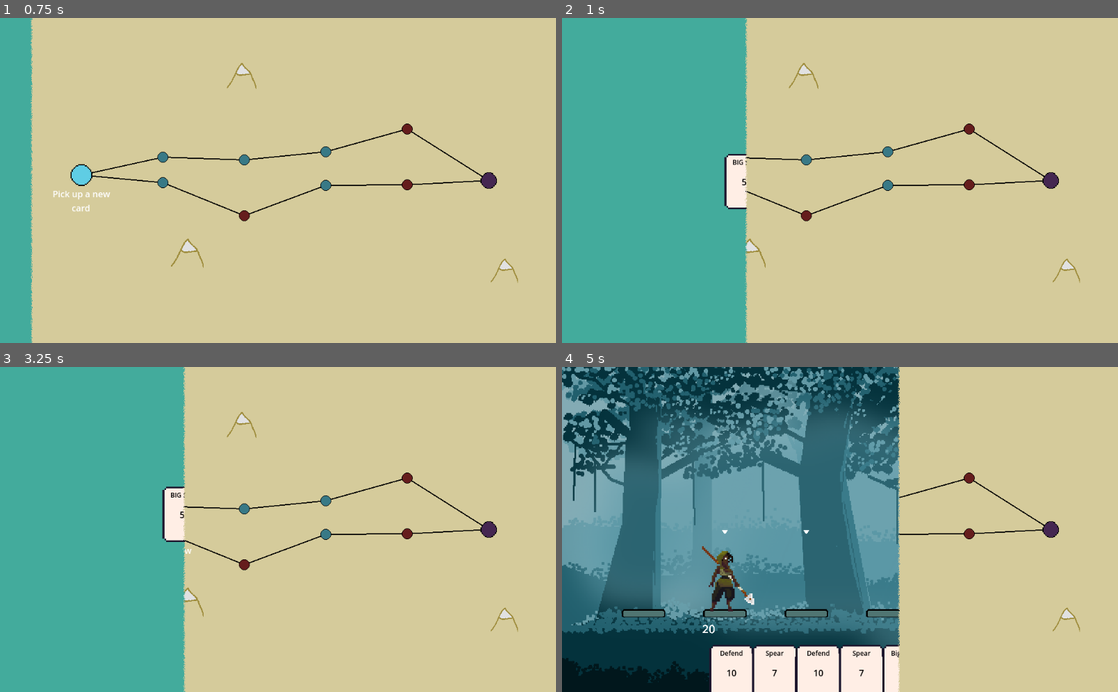
Above: before the commit, frames 1-4 (two rows, left to right).
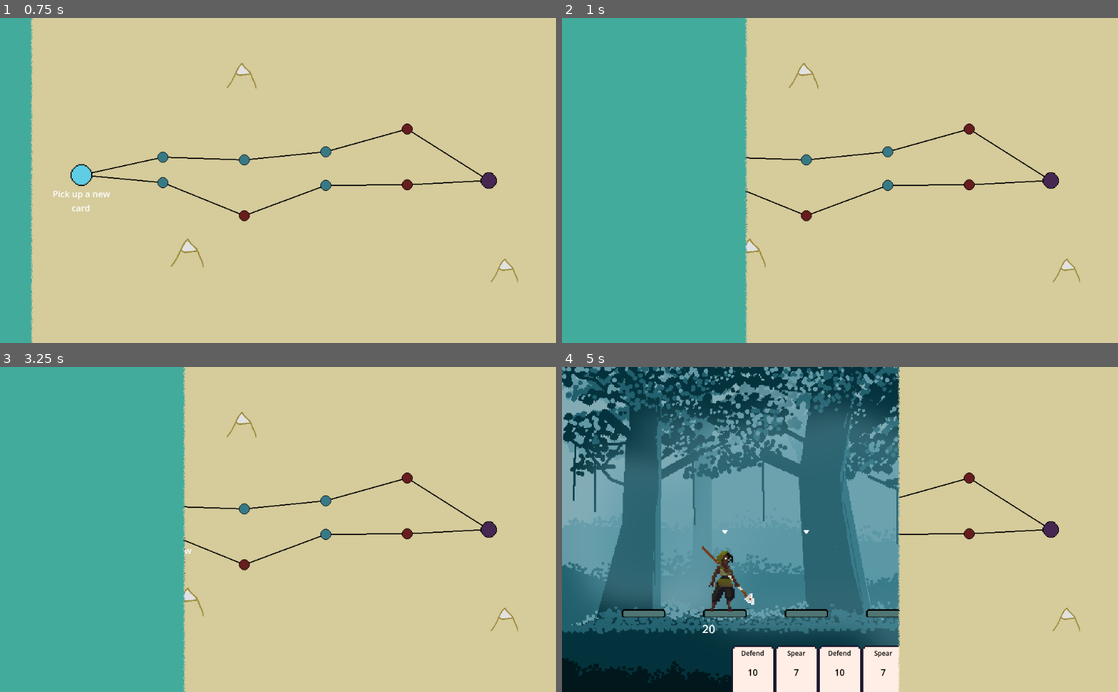
Above: after the commit, the same moments.

Repository: maxnovak/card-battle-time
Game: Godot game, scene res://Game.tscn
Same seed, same stepped clock (60 frames per second), same inputs: the game is played once before the commit and once after it.
Inputs (mouse positions are in pixels of both pictures, inside the frame that each line leads up to):
- Up to frame 1 (0.75 s): tap Enter at 0.5 s; move the mouse to (83, 174) at 0.52 s; click (83, 174) at 0.67 s
- Up to frame 2 (1 s): no input
- Up to frame 3 (3.25 s): move the mouse to (183, 529) at 1.27 s; click (183, 529) at 1.42 s; tap Space at 2 s; move the mouse to (489, 529) at 2.02 s; click (489, 529) at 2.17 s; tap Enter at 2.75 s; move the mouse to (161, 532) at 2.77 s; click (161, 532) at 2.92 s
- Up to frame 4 (5 s): move the mouse to (917, 526) at 3.52 s; click (917, 526) at 3.67 s; tap Space at 4.25 s; move the mouse to (806, 565) at 4.27 s; click (806, 565) at 4.42 s

Frame 1 is identical in both runs. In frame 2, 0.7% of the frame differs, in the area x 29-34%, y 41-66%; in frame 3, 0.7%; in frame 4, 1.7%, in the area x 26-61%, y 85-100%.

Commit message:
Refactor cards to use control node
Removed moving cards up on hover for time being to just put things back
to a working state - this refactor took a while

Diff:
--- a/Card/Card.tscn
+++ b/Card/Card.tscn
@@ -1,44 +1,40 @@
-[gd_scene load_steps=5 format=3 uid="uid://3b256apu812h"]
+[gd_scene load_steps=8 format=3 uid="uid://3b256apu812h"]
 
 [ext_resource type="Script" path="res://Card/card.gd" id="1_l743w"]
 [ext_resource type="Texture2D" uid="uid://b075ohu6vlxh3" path="res://assets/cards/Clubs_card_01.png" id="2_tvyjl"]
 [ext_resource type="Texture2D" uid="uid://6t8qbyrpusoo" path="res://assets/Asset 84@2x.png" id="3_cvh7y"]
 
-[sub_resource type="RectangleShape2D" id="RectangleShape2D_e81o0"]
-size = Vector2(82, 103)
+[sub_resource type="StyleBoxEmpty" id="StyleBoxEmpty_jk5xo"]
 
-[node name="Card" type="Node2D"]
+[sub_resource type="StyleBoxEmpty" id="StyleBoxEmpty_cfupg"]
+
+[sub_resource type="StyleBoxEmpty" id="StyleBoxEmpty_0td0p"]
+
+[sub_resource type="StyleBoxEmpty" id="StyleBoxEmpty_t5xys"]
+
+[node name="Card" type="PanelContainer"]
+mouse_default_cursor_shape = 2
+theme_override_styles/panel = SubResource("StyleBoxEmpty_jk5xo")
 script = ExtResource("1_l743w")
 
-[node name="Sprite" type="Sprite2D" parent="."]
-scale = Vector2(3, 3)
+[node name="Sprite" type="TextureRect" parent="."]
+custom_minimum_size = Vector2(80, 100)
+layout_mode = 2
+mouse_filter = 2
 texture = ExtResource("2_tvyjl")
 
-[node name="Area2D" type="Area2D" parent="."]
-
-[node name="CollisionShape2D" type="CollisionShape2D" parent="Area2D"]
-position = Vector2(0, -0.5)
-shape = SubResource("RectangleShape2D_e81o0")
-
-[node name="DamageContainer" type="CenterContainer" parent="."]
-anchors_preset = 8
-anchor_left = 0.5
-anchor_top = 0.5
-anchor_right = 0.5
-anchor_bottom = 0.5
-offset_left = -30.0
-offset_top = -18.0
-offset_right = 31.0
-offset_bottom = 20.0
-grow_horizontal = 2
-grow_vertical = 2
+[node name="DamageContainer" type="CenterContainer" parent="Sprite"]
+layout_mode = 2
+offset_right = 80.0
+offset_bottom = 100.0
+mouse_filter = 2
 mouse_default_cursor_shape = 2
 
-[node name="DamageAmount" type="RichTextLabel" parent="DamageContainer"]
+[node name="DamageAmount" type="RichTextLabel" parent="Sprite/DamageContainer"]
 clip_contents = false
 layout_mode = 2
 size_flags_horizontal = 3
-mouse_filter = 1
+mouse_filter = 2
 mouse_default_cursor_shape = 2
 theme_override_colors/default_color = Color(0, 0, 0, 1)
 theme_override_font_sizes/normal_font_size = 16
@@ -46,40 +42,42 @@
 scroll_active = false
 autowrap_mode = 0
 
-[node name="NameContainer" type="CenterContainer" parent="."]
-anchors_preset = 8
-anchor_left = 0.5
-anchor_top = 0.5
-anchor_right = 0.5
-anchor_bottom = 0.5
-offset_left = -32.0
-offset_top = -48.0
-offset_right = 33.0
-offset_bottom = -23.0
+[node name="NameContainer" type="PanelContainer" parent="Sprite"]
+layout_mode = 1
+anchors_preset = -1
+anchor_right = 1.0
+anchor_bottom = 0.29
 grow_horizontal = 2
-grow_vertical = 2
+size_flags_horizontal = 4
+size_flags_vertical = 0
+mouse_filter = 2
 mouse_default_cursor_shape = 2
+theme_override_styles/panel = SubResource("StyleBoxEmpty_cfupg")
 
-[node name="CardName" type="RichTextLabel" parent="NameContainer"]
+[node name="CardName" type="RichTextLabel" parent="Sprite/NameContainer"]
 clip_contents = false
 layout_mode = 2
-size_flags_horizontal = 3
-size_flags_vertical = 3
-mouse_filter = 1
+size_flags_horizontal = 4
+size_flags_vertical = 4
+mouse_filter = 2
 mouse_default_cursor_shape = 2
 theme_override_colors/default_color = Color(0, 0, 0, 1)
 theme_override_font_sizes/normal_font_size = 12
+theme_override_styles/focus = SubResource("StyleBoxEmpty_0td0p")
+theme_override_styles/normal = SubResource("StyleBoxEmpty_t5xys")
 fit_content = true
 scroll_active = false
 autowrap_mode = 0
 
-[node name="Direction" type="Sprite2D" parent="."]
+[node name="Direction" type="TextureRect" parent="Sprite"]
 visible = false
 modulate = Color(0, 0, 0, 1)
-position = Vector2(13, 1)
+layout_mode = 2
+offset_left = 60.0
+offset_top = 46.0
+offset_right = 796.0
+offset_bottom = 1066.0
 scale = Vector2(0.01, 0.01)
 texture = ExtResource("3_cvh7y")
 
-[connection signal="input_event" from="Area2D" to="." method="_on_area_2d_input_event"]
-[connection signal="mouse_entered" from="Area2D" to="." method="_on_area_2d_mouse_entered"]
-[connection signal="mouse_exited" from="Area2D" to="." method="_on_area_2d_mouse_exited"]
+[connection signal="gui_input" from="." to="." method="_on_gui_input"]
--- a/Card/card.gd
+++ b/Card/card.gd
@@ -1,4 +1,4 @@
-extends Node2D
+extends Control
 class_name Card
 
 signal card_clicked(MouseButton)
@@ -7,45 +7,37 @@
 var effect: Global.EffectTypes
 
 @export
-var amount: int: set = setAmount
+var amount: int
 
 @export
 var direction: Global.Direction
 
 @export
-var cardName: String: set = setName
+var cardName: String
 
 @export
 var abilityRange: Array
+
 var flippedCard: CardClass
 
-func setAmount(value):
-	amount = value
-	$DamageContainer/DamageAmount.text = str(amount)
+func _ready():
+	if direction != Global.Direction.UNDEFINED:
+		$Sprite/Direction.visible = true
+		if direction == Global.Direction.BACKWARDS:
+			$Sprite/Direction.position.x = 40
+			$Sprite/Direction.flip_h = false
 
-func setName(value):
-	cardName = value
-	$NameContainer/CardName.text = cardName
+func _process(_delta):
+	$Sprite/DamageContainer/DamageAmount.text = str(amount)
+	$Sprite/NameContainer/CardName.text = str(cardName)
 
-func _on_area_2d_input_event(_viewport, event, _shape_idx):
+func _on_gui_input(event):
 	if event.is_pressed():
 		card_clicked.emit(event.button_index)
 		if event.button_index == MOUSE_BUTTON_RIGHT:
-			if direction != Global.Direction.UNDEFINED:
-				$Direction.position.x = -$Direction.position.x
-				$Direction.rotate(deg_to_rad(180))
-
-func _on_area_2d_mouse_entered():
-	position.y = position.y - 30
-	Input.set_default_cursor_shape(Input.CURSOR_POINTING_HAND)
-
-func _on_area_2d_mouse_exited():
-	position.y = position.y + 30
-	Input.set_default_cursor_shape(Input.CURSOR_ARROW)
-
-func _ready():
-	if direction != Global.Direction.UNDEFINED:
-		$Direction.visible = true
-		if direction == Global.Direction.BACKWARDS:
-			$Direction.position.x = -$Direction.position.x
-			$Direction.rotate(deg_to_rad(180))
+			if direction == Global.Direction.FORWARD:
+				$Sprite/Direction.position.x = 20
+				$Sprite/Direction.flip_h = true
+			if direction == Global.Direction.BACKWARDS:
+				$Sprite/Direction.position.x = 60
+				$Sprite/Direction.flip_h = false
--- a/Events/AquireCard/AquireCard.tscn
+++ b/Events/AquireCard/AquireCard.tscn
@@ -20,21 +20,33 @@
 color = Color(0.262745, 0.670588, 0.611765, 1)
 
 [node name="Card" parent="." instance=ExtResource("2_j1c8l")]
-position = Vector2(340, 302)
+offset_left = 340.0
+offset_top = 302.0
+offset_right = 340.0
+offset_bottom = 302.0
+mouse_force_pass_scroll_events = false
 effect = 2
 amount = 50
 cardName = "BIG STAB"
 abilityRange = [0, 1, 2]
 
 [node name="Card2" parent="." instance=ExtResource("2_j1c8l")]
-position = Vector2(659, 295)
+offset_left = 659.0
+offset_top = 295.0
+offset_right = 659.0
+offset_bottom = 295.0
+mouse_force_pass_scroll_events = false
 effect = 1
-amount = 20
+amount = 50
 cardName = "Big Block"
 
 [node name="Card3" parent="." instance=ExtResource("2_j1c8l")]
-position = Vector2(498, 300)
+offset_left = 498.0
+offset_top = 300.0
+offset_right = 498.0
+offset_bottom = 300.0
+mouse_force_pass_scroll_events = false
 effect = 3
-amount = 20
+amount = 10
 cardName = "Big DoT"
 abilityRange = [0, 1, 2]
--- a/Events/Combat/Combat.tscn
+++ b/Events/Combat/Combat.tscn
@@ -46,8 +46,13 @@
 scale = Vector2(3, 3)
 health = 50
 
-[node name="Hand" type="Node2D" parent="."]
-position = Vector2(512, 564)
+[node name="Hand" type="Control" parent="."]
+layout_mode = 3
+anchors_preset = 0
+offset_left = 512.0
+offset_top = 564.0
+offset_right = 512.0
+offset_bottom = 564.0
 script = ExtResource("8_6x210")
 
 [node name="AttackTimer" type="Timer" parent="."]
--- a/Events/Combat/Enemies/Enemy/Enemy.tscn
+++ b/Events/Combat/Enemies/Enemy/Enemy.tscn
@@ -269,7 +269,11 @@
 horizontal_alignment = 1
 
 [node name="Card" parent="." instance=ExtResource("11_kxhfk")]
-position = Vector2(2, -60)
+offset_left = 2.0
+offset_top = -60.0
+offset_right = 2.0
+offset_bottom = -60.0
 scale = Vector2(0.35, 0.35)
+mouse_filter = 2
 
 [connection signal="animation_finished" from="AnimatedSprite2D" to="StateMachine" method="_on_animation_finished"]
--- /dev/null
+++ b/Events/Combat/GameOver/GameOver.tscn
@@ -0,0 +1,56 @@
+[gd_scene load_steps=4 format=3 uid="uid://bs2w0isv2n2br"]
+
+[sub_resource type="Animation" id="Animation_2mtrh"]
+length = 0.001
+tracks/0/type = "value"
+tracks/0/imported = false
+tracks/0/enabled = true
+tracks/0/path = NodePath(".:modulate")
+tracks/0/interp = 1
+tracks/0/loop_wrap = true
+tracks/0/keys = {
+"times": PackedFloat32Array(0),
+"transitions": PackedFloat32Array(1),
+"update": 0,
+"values": [Color(1, 1, 1, 0)]
+}
+
+[sub_resource type="Animation" id="Animation_c5fdf"]
+resource_name = "fade_in"
+tracks/0/type = "value"
+tracks/0/imported = false
+tracks/0/enabled = true
+tracks/0/path = NodePath(".:modulate")
+tracks/0/interp = 1
+tracks/0/loop_wrap = true
+tracks/0/keys = {
+"times": PackedFloat32Array(0, 1),
+"transitions": PackedFloat32Array(1, 1),
+"update": 0,
+"values": [Color(1, 1, 1, 0), Color(1, 1, 1, 1)]
+}
+
+[sub_resource type="AnimationLibrary" id="AnimationLibrary_d05us"]
+_data = {
+"RESET": SubResource("Animation_2mtrh"),
+"fade_in": SubResource("Animation_c5fdf")
+}
+
+[node name="GameOver" type="MarginContainer"]
+modulate = Color(1, 1, 1, 0)
+offset_right = 1024.0
+offset_bottom = 600.0
+mouse_filter = 2
+
+[node name="Label" type="Label" parent="."]
+layout_mode = 2
+size_flags_horizontal = 4
+theme_override_font_sizes/font_size = 74
+text = "Game Over"
+horizontal_alignment = 1
+vertical_alignment = 1
+
+[node name="AnimationPlayer" type="AnimationPlayer" parent="."]
+libraries = {
+"": SubResource("AnimationLibrary_d05us")
+}
--- a/Events/Combat/hand.gd
+++ b/Events/Combat/hand.gd
@@ -1,4 +1,4 @@
-extends Node2D
+extends Control
 
 var cardScene = preload("res://Card/Card.tscn")
 
@@ -16,7 +16,7 @@
 func _notification(what):
 	if what == NOTIFICATION_CHILD_ORDER_CHANGED:
 		for card in get_children():
-			card.position = Vector2(cardWidthMove*(card.get_index()-get_child_count()/2.0), 0)
+			card.position = Vector2(cardWidthMove*(card.get_index()-get_child_count()/2.0), -50)
 
 func _on_card_clicked(mouseButton, card):
 	DisplayError.emit("")
@@ -89,14 +89,12 @@
 
 	for i in range(numberOfCards):
 		var card = deckCards.pop_front()
-		card.position = Vector2(80*i, 0)
 		add_child(card, true)
 
 func draw():
 	if deckCards.size() == 0:
 		shuffleDeck()
 	var card = deckCards.pop_front()
-	card.position = Vector2(80*get_child_count(), 0)
 	add_child(card, true)
 
 func shuffleDeck():
